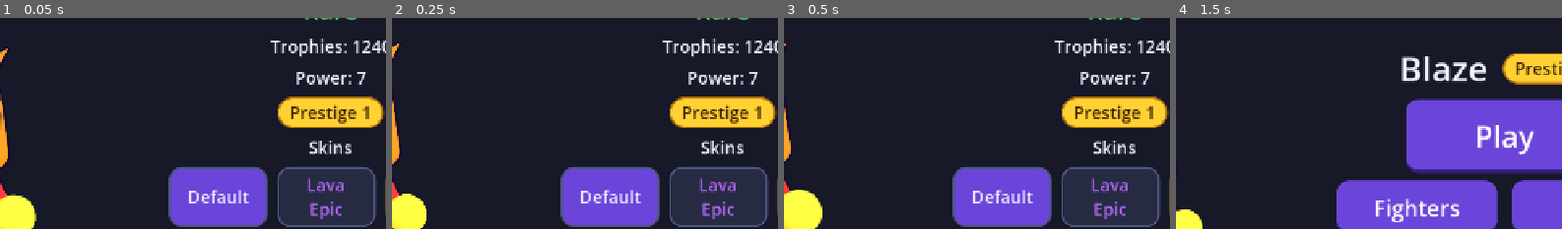
Above: before the commit, frames 1-4 (left to right).
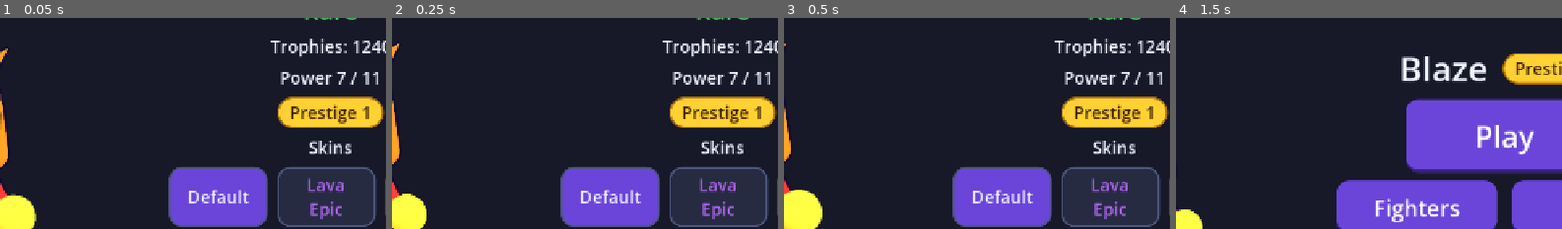
Above: after the commit, the same moments.

Repository: martinnordio/hack_star
Game: Godot game, scene res://scenes/fighter_screen.tscn
The game is run twice, just before and just after one commit, with the same random seed, the same clock (stepped at 60 frames per second) and the same inputs. This scene is started directly instead of the project's main scene.
Inputs (mouse positions are % of the whole screen's width and height, from its top left):
- Up to frame 1 (0.05 s): no input
- Up to frame 2 (0.25 s): no input
- Up to frame 3 (0.5 s): no input
- Up to frame 4 (1.5 s): click "Select" at 0.5 s; tap Enter at 1.25 s; move the mouse to (72, 45) at 1.27 s; hold D (move_right) from 1.28 s (still down); hold Shift from 1.28 s (still down); click (72, 45) at 1.42 s
The pictures show only the part of the screen within x 32-82%, y 28-78%; the shares and areas given below are measured in that part.

The runs differ from the first frame. In frame 1, 0.9% of the frame differs, in the area x 72-98%, y 25-32%; in frame 2, 0.9%; in frame 3, 0.9%; in frame 4, nothing differs.

Commit message:
Step 4: Hack effects on home, list and fighter screen (#29)
Co-authored-by: Copilot <223556219+Copilot@users.noreply.github.com>

Diff:
--- a/hack_star_godot/scenes/fighter_screen.gd
+++ b/hack_star_godot/scenes/fighter_screen.gd
@@ -29,7 +29,9 @@
 	_rarity_label.text = fighter["rarity"]
 	_rarity_label.add_theme_color_override("font_color", Rarity.color(fighter["rarity"]))
 	_trophies_label.text = "Trophies: %d" % GameState.trophies[_fighter_id]
-	_power_label.text = "Power: %d" % GameState.power_levels[_fighter_id]
+	_power_label.text = Hacks.power_text(
+		GameState.power_levels[_fighter_id], GameState.active_hacks
+	)
 	_badge.show_for_trophies(GameState.trophies[_fighter_id])
 	_build_skin_buttons(fighter["skins"])
 	_stage.show_fighter(_fighter_id, _skin_id)
--- a/hack_star_godot/scenes/fighter_screen.tscn
+++ b/hack_star_godot/scenes/fighter_screen.tscn
@@ -86,7 +86,7 @@
 
 [node name="PowerLabel" type="Label" parent="Margin/Column/Body/Details"]
 layout_mode = 2
-text = "Power: 1"
+text = "Power 1 / 11"
 horizontal_alignment = 1
 
 [node name="PrestigeBadge" parent="Margin/Column/Body/Details" instance=ExtResource("4_badge")]
--- a/hack_star_godot/scenes/home.gd
+++ b/hack_star_godot/scenes/home.gd
@@ -76,7 +76,7 @@
 func _refresh() -> void:
 	var fighter_id: String = GameState.selected_fighter
 	_trophies_label.text = "Trophies: %d" % GameState.total_trophies()
-	_credits_label.text = "Credits: %d" % GameState.credits
+	_credits_label.text = Hacks.credits_text(GameState.credits, GameState.active_hacks)
 	_name_label.text = Fighters.get_fighter(fighter_id)["name"]
 	_badge.show_for_trophies(GameState.trophies[fighter_id])
 	_stage.show_fighter(fighter_id, GameState.selected_skin())
--- a/hack_star_godot/scenes/ui/fighter_card.gd
+++ b/hack_star_godot/scenes/ui/fighter_card.gd
@@ -32,7 +32,7 @@
 	_rarity_label.text = fighter["rarity"]
 	_rarity_label.add_theme_color_override("font_color", Rarity.color(fighter["rarity"]))
 	_trophies_label.text = "Trophies: %d" % GameState.trophies[fighter_id]
-	_power_label.text = "Power: %d" % GameState.power_levels[fighter_id]
+	_power_label.text = Hacks.power_text(GameState.power_levels[fighter_id], GameState.active_hacks)
 	_badge.show_for_trophies(GameState.trophies[fighter_id])
 	var unlocked: bool = GameState.is_unlocked(fighter_id)
 	_lock_label.visible = not unlocked
--- a/hack_star_godot/scenes/ui/fighter_card.tscn
+++ b/hack_star_godot/scenes/ui/fighter_card.tscn
@@ -46,7 +46,7 @@
 
 [node name="PowerLabel" type="Label" parent="Column"]
 layout_mode = 2
-text = "Power: 1"
+text = "Power 1 / 11"
 horizontal_alignment = 1
 
 [node name="LockLabel" type="Label" parent="Column"]
--- a/hack_star_godot/tests/test_fighter_list.gd
+++ b/hack_star_godot/tests/test_fighter_list.gd
@@ -32,7 +32,7 @@
 	assert_eq(card.get_node("Column/NameLabel").text, "Blaze")
 	assert_eq(card.get_node("Column/RarityLabel").text, "Rare")
 	assert_eq(card.get_node("Column/TrophiesLabel").text, "Trophies: 1240")
-	assert_eq(card.get_node("Column/PowerLabel").text, "Power: 7")
+	assert_eq(card.get_node("Column/PowerLabel").text, "Power 7 / 11")
 
 
 func test_rarity_is_shown_in_its_colour() -> void:
--- a/hack_star_godot/tests/test_fighter_screen.gd
+++ b/hack_star_godot/tests/test_fighter_screen.gd
@@ -44,7 +44,7 @@
 	assert_eq(screen.get_node("Margin/Column/Header/Title").text, "Blaze")
 	assert_eq(screen.get_node(BODY + "/Details/RarityLabel").text, "Rare")
 	assert_eq(screen.get_node(BODY + "/Details/TrophiesLabel").text, "Trophies: 1240")
-	assert_eq(screen.get_node(BODY + "/Details/PowerLabel").text, "Power: 7")
+	assert_eq(screen.get_node(BODY + "/Details/PowerLabel").text, "Power 7 / 11")
 	assert_true(screen.get_node(BODY + "/Details/PrestigeBadge").visible)
 	var stage: FighterStage = screen.get_node(BODY + "/FighterStage")
 	assert_eq(stage.model.fighter_id, "blaze")
--- /dev/null
+++ b/hack_star_godot/tests/test_hack_effects.gd
@@ -0,0 +1,101 @@
+extends GutTest
+## What the active hacks change on home, the fighter list and the fighter screen (spec 05, S4-S6,
+## S9, S12).
+
+const HOME: PackedScene = preload("res://scenes/home.tscn")
+const LIST: PackedScene = preload("res://scenes/fighter_list.tscn")
+const FIGHTER: PackedScene = preload("res://scenes/fighter_screen.tscn")
+const TEST_SAVE: String = "user://test/hack_effects_save.json"
+const CREDITS_PATH: String = "Margin/Column/TopBar/CreditsLabel"
+const GRID_PATH: String = "Margin/Column/Scroll/Grid"
+const DETAILS: String = "Margin/Column/Body/Details"
+
+var _player_save_path: String = ""
+
+
+func before_all() -> void:
+	_player_save_path = GameState.save_path
+
+
+func before_each() -> void:
+	GameState.save_path = TEST_SAVE
+	DirAccess.remove_absolute(TEST_SAVE)
+	GameState.reset()
+	GameState.entrance_played = true
+
+
+func after_all() -> void:
+	DirAccess.remove_absolute(TEST_SAVE)
+	GameState.save_path = _player_save_path
+	GameState.reset()
+
+
+func _show(scene: PackedScene) -> Control:
+	var screen: Control = autofree(scene.instantiate())
+	add_child(screen)
+	return screen
+
+
+func _card(screen: Control, fighter_id: String) -> FighterCard:
+	return screen.get_node(GRID_PATH).get_node(fighter_id.capitalize())
+
+
+func test_home_shows_infinity_with_unlimited_credits_and_the_number_without() -> void:
+	assert_eq(_show(HOME).get_node(CREDITS_PATH).text, "Credits: 500")
+	GameState.activate_hack(Hacks.INFINITE_CREDITS)
+	assert_eq(_show(HOME).get_node(CREDITS_PATH).text, "Credits: ∞")
+	GameState.reset_hacks()
+	assert_eq(_show(HOME).get_node(CREDITS_PATH).text, "Credits: 500")
+
+
+func test_unlock_all_unlocks_every_card_and_reset_locks_them_again() -> void:
+	GameState.activate_hack(Hacks.UNLOCK_ALL)
+	var list: Control = _show(LIST)
+	for fighter_id: String in Fighters.ids():
+		var card: FighterCard = _card(list, fighter_id)
+		assert_false(card.get_node("Column/LockLabel").visible, "%s has no lock" % fighter_id)
+		assert_eq(card.modulate, Color.WHITE, "%s is not greyed out" % fighter_id)
+	GameState.reset_hacks()
+	list = _show(LIST)
+	for fighter_id: String in ["frosty", "luna", "pixel"]:
+		assert_true(_card(list, fighter_id).get_node("Column/LockLabel").visible)
+
+
+func test_with_unlock_all_select_works_for_luna() -> void:
+	GameState.activate_hack(Hacks.UNLOCK_ALL)
+	GameState.viewed_fighter = "luna"
+	var opened: Dictionary = await UiInput.open(self, FIGHTER)
+	var button: Button = opened["screen"].get_node(DETAILS + "/SelectButton")
+	assert_false(button.disabled)
+	assert_eq(button.text, "Select")
+	UiInput.click(opened["viewport"], button)
+	var shown: Node = await UiInput.settle(self, opened)
+	assert_eq(shown.scene_file_path, Screens.HOME)
+	assert_eq(GameState.selected_fighter, "luna")
+	await UiInput.close(self, shown)
+
+
+func test_without_the_hack_luna_stays_locked() -> void:
+	GameState.viewed_fighter = "luna"
+	var screen: Control = _show(FIGHTER)
+	assert_true(screen.get_node(DETAILS + "/SelectButton").disabled)
+
+
+func test_power_shows_its_maximum_with_and_without_power_22() -> void:
+	assert_eq(_card(_show(LIST), "blaze").get_node("Column/PowerLabel").text, "Power 7 / 11")
+	GameState.viewed_fighter = "blaze"
+	assert_eq(_show(FIGHTER).get_node(DETAILS + "/PowerLabel").text, "Power 7 / 11")
+	GameState.activate_hack(Hacks.POWER22)
+	assert_eq(_card(_show(LIST), "blaze").get_node("Column/PowerLabel").text, "Power 7 / 22")
+	assert_eq(_show(FIGHTER).get_node(DETAILS + "/PowerLabel").text, "Power 7 / 22")
+	GameState.reset_hacks()
+	assert_eq(_card(_show(LIST), "blaze").get_node("Column/PowerLabel").text, "Power 7 / 11")
+
+
+func test_the_hacks_change_no_trophies_unlocks_or_power_levels() -> void:
+	for hack_id: String in Hacks.ids():
+		GameState.activate_hack(hack_id)
+	assert_eq(GameState.unlocked, ["blaze", "rocko", "turbo"])
+	assert_eq(GameState.power_levels["blaze"], 7)
+	assert_eq(GameState.credits, 500)
+	assert_eq(GameState.total_trophies(), 1240 + 420 + 85)
Not shown, added: hack_star_godot/tests/test_hack_effects.gd.uid
Not shown, changed: hack_star_godot/.specs/features/2026_11_12_05_hack_codes_spec.md
